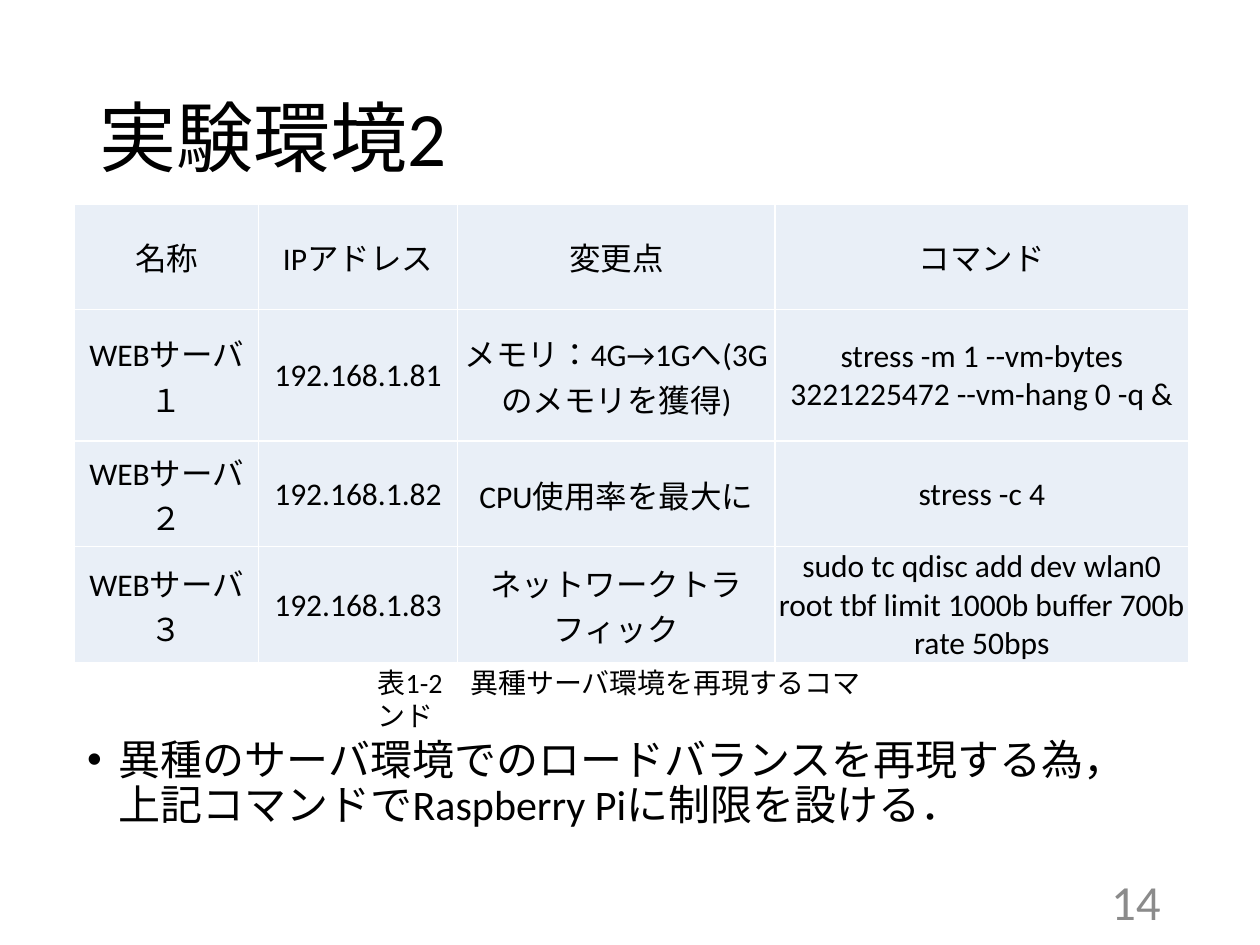
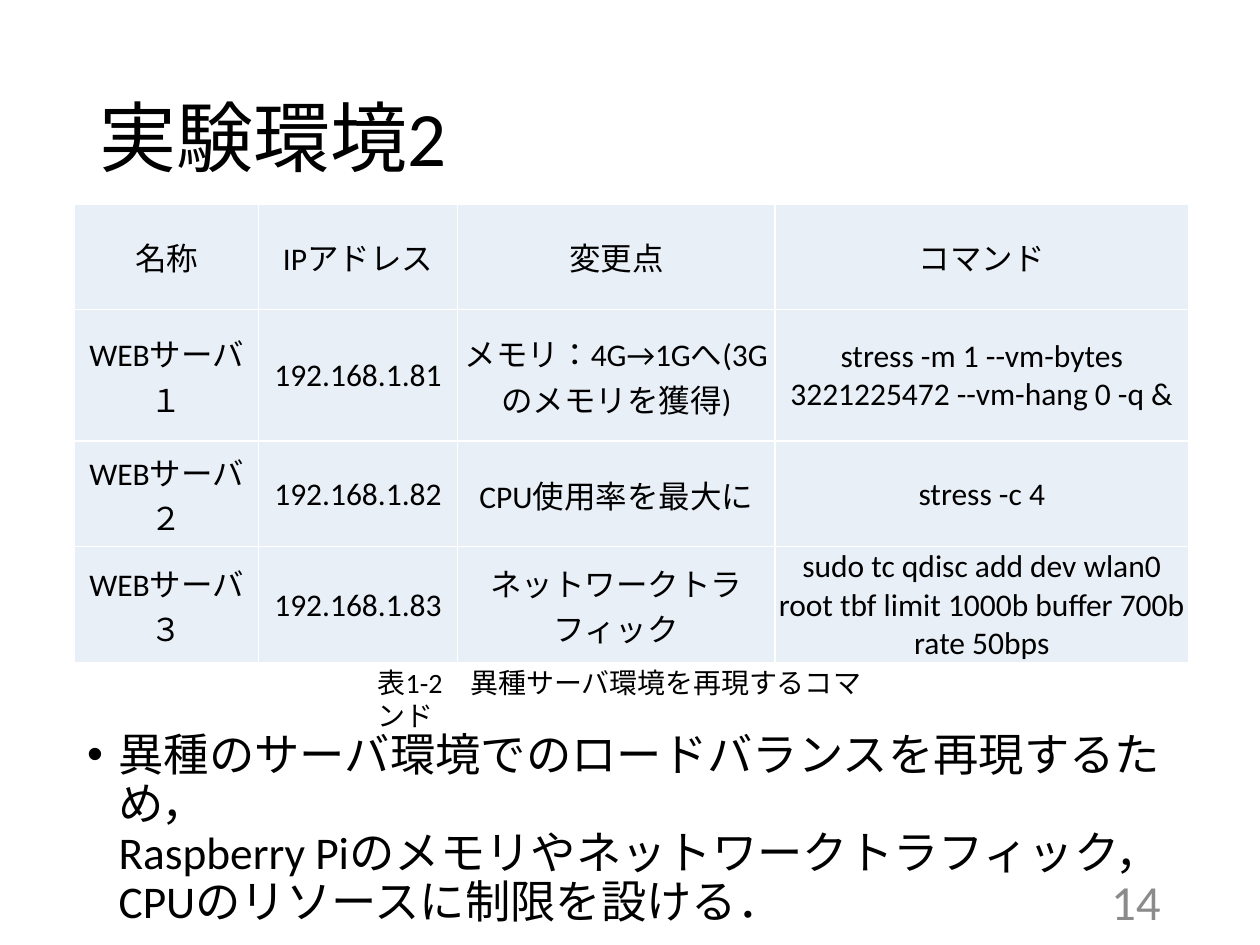
Before and after one commit to kait-takanolab/1821086_matsuo_thesis, a slide deck: slide 14 of 発表用/1821086_卒業研究発表会.pptx. Drawn at 1260x945 pixels with LibreOffice and Linux fonts; fonts in the diff are those of the drawing. Boxes give left, top, right and bottom in pixels: in the first picture for what was removed or moved away, otherwise in the second. Text is boxed around its words. In the diff, an @@ line names an element or a change of style, - is before the commit and + after.

```diff
--- a/発表用/1821086_卒業研究発表会.pptx
+++ b/発表用/1821086_卒業研究発表会.pptx
@@ text at [119,725,1161,922]: text changed; size 24 to 25.9 pt @@
-• 異種のサーバ環境でのロードバランスを再現する為，上記コマンドでRaspberry Piに制限を設ける．
+• 異種のサーバ環境でのロードバランスを再現するため，
+  Raspberry Piのメモリやネットワークトラフィック，CPUのリソースに制限を設ける．
```
Also in this commit, not shown: 4 other slides changed, 2 other files.
